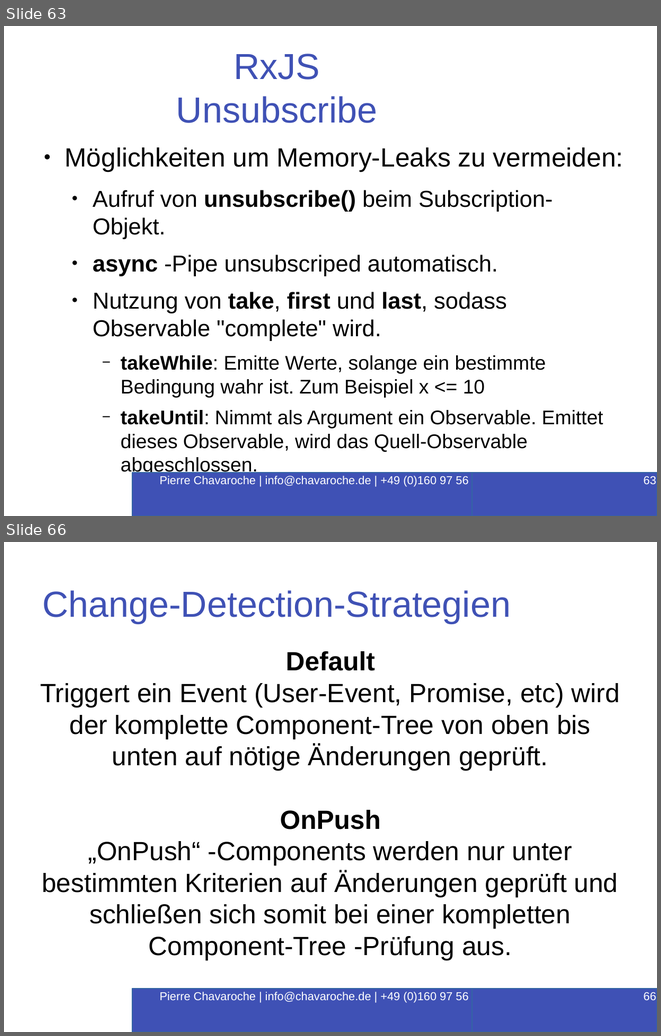
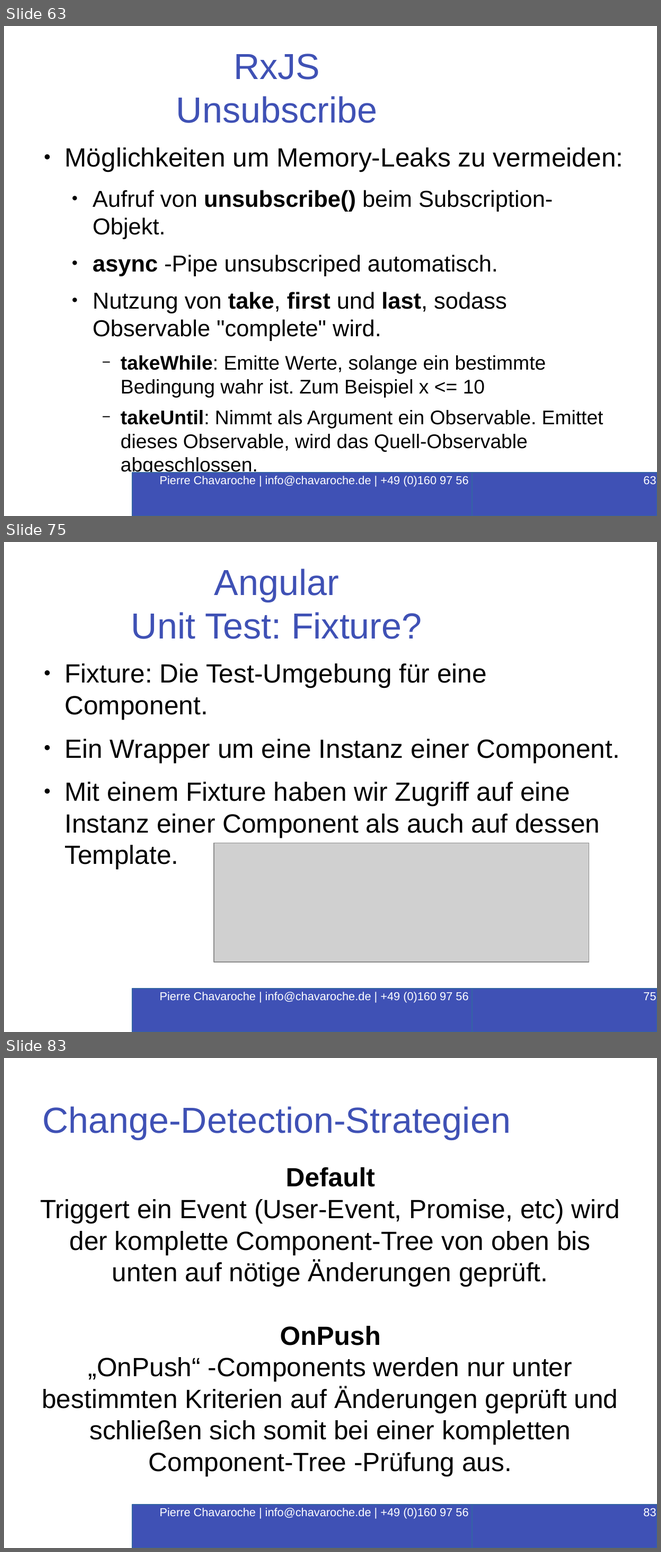
Before and after one commit to PierreChavaroche/workshop-presentation, a slide deck: Angular-RxJS.odp. Shown one above the other, each under a label of ours: slides 63 and 66 before the commit, slides 63, 75 and 83 after it; the slides between them are not shown. The pictures are 661x1036 and 661x1552 pixels, drawn with LibreOffice and Linux fonts; fonts in the diff are those of the drawing; grey boxes stand for pictures; background and template pictures are left out. Boxes give left, top, right and bottom in pixels: in the first picture for what was removed or moved away, otherwise in the second. Text is boxed around its words. In the diff, an @@ line names an element or a change of style, - is before the commit and + after.

```diff
--- a/Angular-RxJS.odp
+++ b/Angular-RxJS.odp
@@ slide 75 added at (4, 542, 657, 1032), background #FFFFFF @@
@@ title added at (131, 568, 422, 639), 44 pt, text #3F51B5 @@
+Angular
+Unit Test: Fixture?
@@ text added at (64, 663, 620, 869), 32 pt, text #000000 @@
+● Fixture: Die Test-Umgebung für eine Component.
+● Ein Wrapper um eine Instanz einer Component.
+● Mit einem Fixture haben wir Zugriff auf eine Instanz einer Component als auch auf dessen Template.
@@ picture added at (214, 843, 589, 962) @@
@@ rectangle added at (133, 988, 529, 1032), fill #3F51B5, outline #3465A4 1.5 pt, 14 pt, text #FFFFFF @@
+Pierre Chavaroche | info@chavaroche.de | +49 (0)160 97 56 16 87
@@ page number added at (472, 988, 657, 1032), fill #3F51B5, outline #3465A4 1.5 pt, 14 pt, text #FFFFFF @@
+75
@@ what was slide 66 is now slide 83 @@
@@ page number at (643, 1508, 656, 1516): text changed @@
-66
+83
```
Also in this commit, not shown: 5 slides changed, 13 other slides added, 16 other files.
